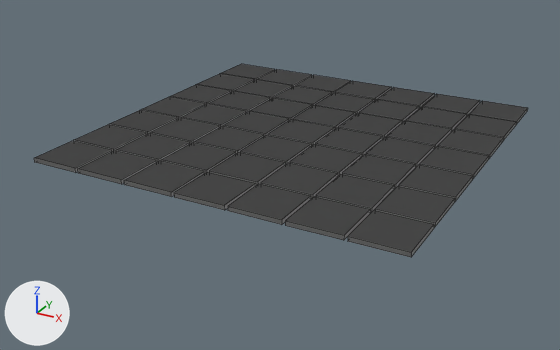
Two versions of the Blender file Dungeon Baller/Models blend/grid/grid7x7.blend, one commit apart.
Rendered twice from a camera (50 mm lens) standing at (0.636, -1.242, 0.527) and looking at (-0.022, -0.046, -0.071). The axes (+X, +Y, +Z) are drawn at lower left. The lights are the same throughout. Mesh edges are drawn as thin lines.

Objects in the first picture: 'grid7x7'.
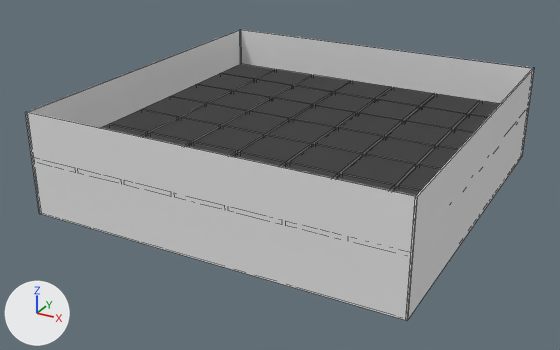
What changed in the scene script:
```text
Add me_plane_008:
    me_plane_008.from_pydata(...)  # 32 vertices, 32 faces; spans x -1.0..1.0, y -1.0..1.0, z -0.05..0.14
Add ob_walls:
    ob_walls = bpy.data.objects.new('WALLS', me_plane_008)
    ob_walls.location = (0.0, 0.0, -0.05)
    ob_walls.scale = (0.35, 0.35, 1.0)
```

Where the change shows, as pixel boxes [x1, y1, x2, y2] in the pictures (560 x 350 px):
'WALLS', added: after [25, 30, 534, 321]
